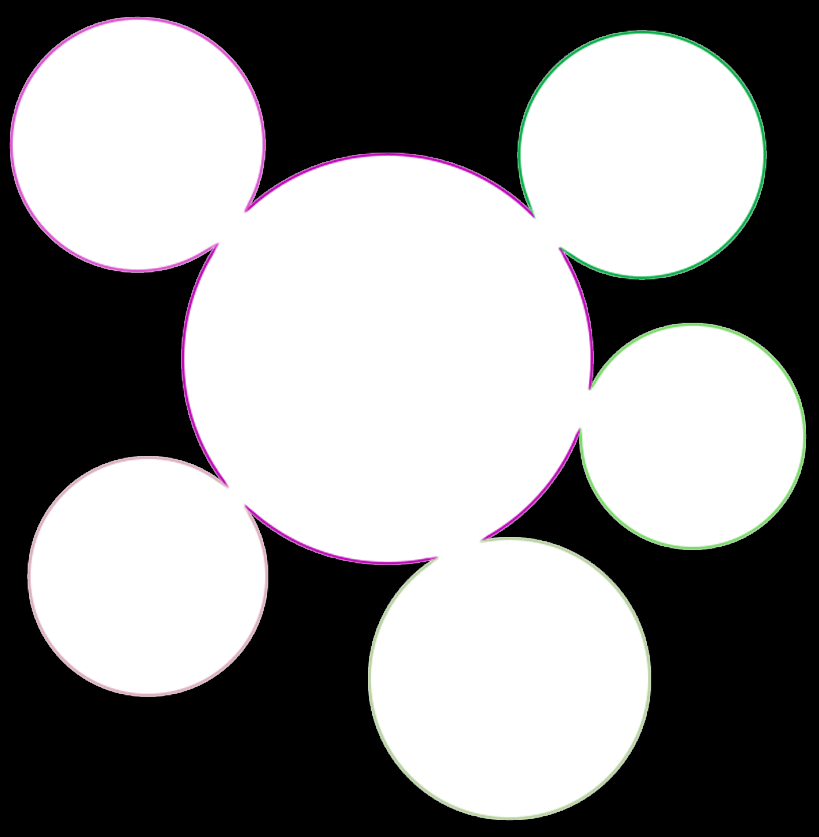
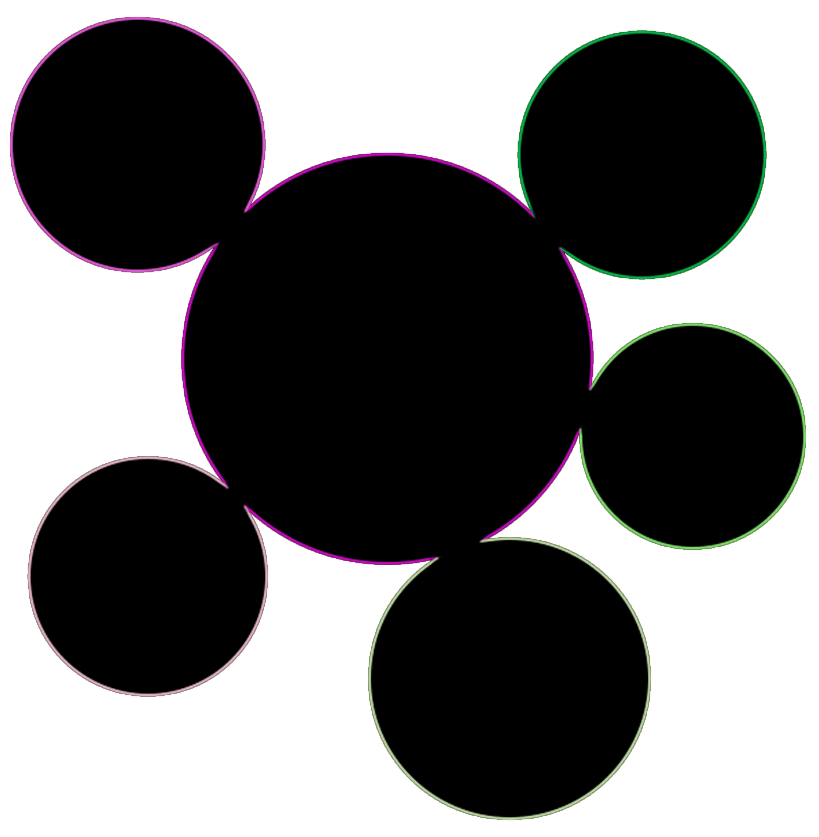
Revision of a layered 819px x 837px image; what changed, layer by layer:
added layer "Capa 3" above "Capa 2" over [9, 16, 807, 821]
hid "Capa 2" over [0, 0, 819, 837]
